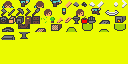
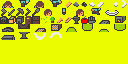
Two versions of the same layered image (128×64). Layer-by-layer changes:
painted on "character_idle.bmp" over [left=34, top=32, right=62, bottom=40]
